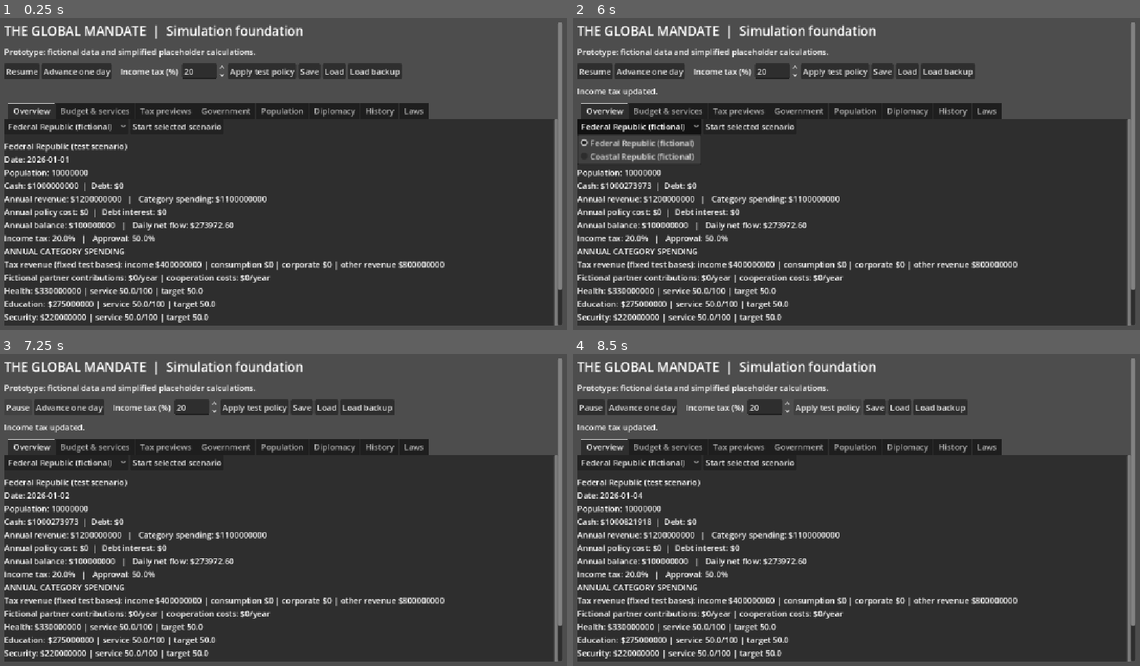
Above: before the commit, frames 1-4 (two rows, left to right).
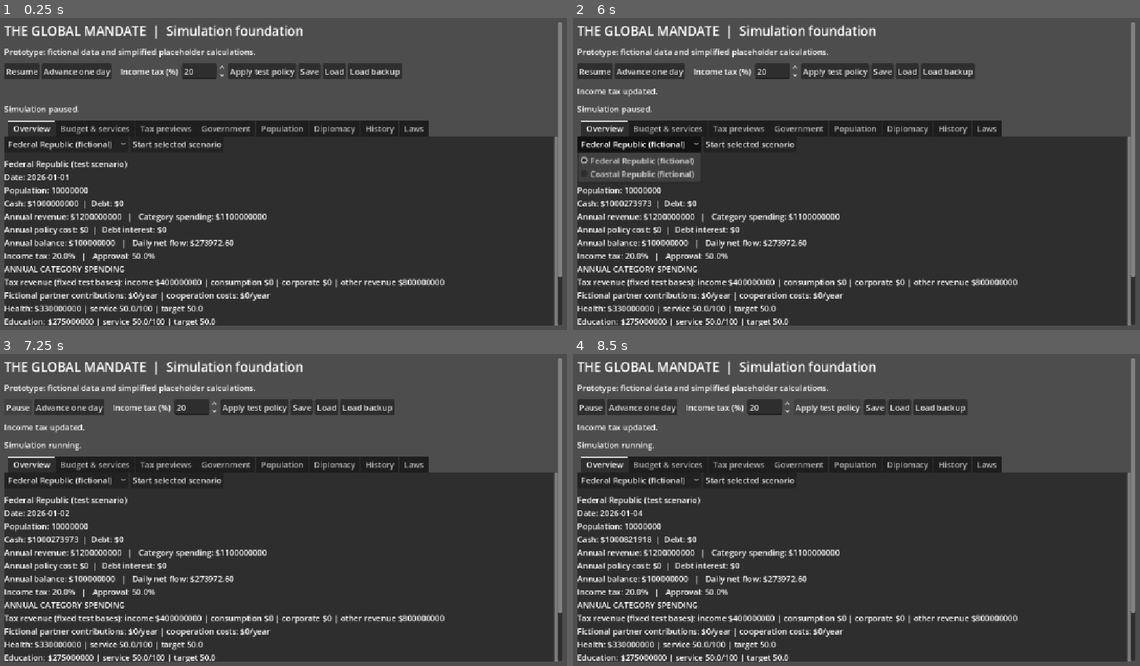
Above: after the commit, the same moments.

Repository: bhavishyadash/the-global-mandate
Game: Godot game, scene res://main.tscn
Two runs of this game, one before a commit and one after it. Both use one fixed random seed, a clock stepped at 60 frames per second and the inputs below.
Inputs:
- Up to frame 1 (0.25 s): no input
- Up to frame 2 (6 s): click "Resume" at 0.5 s; click "Pause" at 1.25 s; click "Start selected scenario" at 2 s; click "Start selected scenario" at 2.75 s; click "OK" at 3.5 s; click "Advance one day" at 4.25 s; click "Apply test policy" at 5 s; click "Federal Republic (fictional)" at 5.75 s
- Up to frame 3 (7.25 s): click "Resume" at 6.5 s
- Up to frame 4 (8.5 s): click "Advance one day" at 7.25 s; click "Apply test policy" at 8 s

The runs differ from the first frame. In frame 1, 17% of the frame differs, in the area x 0-100%, y 27-99%; in frame 2, 18%; in frame 3, 17%; in frame 4, 17%.

Commit message:
Bound simulation work and expose queued days

Diff:
--- a/tests/ui_test.gd
+++ b/tests/ui_test.gd
@@ -99,6 +99,7 @@
 	assert(screen.world.date == before)
 	screen._toggle_pause()
 	screen.speed = 30
+	screen.simulation_budget_usec = 10000000
 	screen._process(2.0)
 	assert(is_equal_approx(screen.elapsed, 30.0))
 	screen._toggle_pause()
@@ -108,6 +109,18 @@
 	screen.speed = 1
 	screen._process(0.0)
 	assert(is_equal_approx(screen.elapsed, 0.0))
+	screen.speed = 30
+	screen.simulation_budget_usec = 0
+	screen._process(1.0)
+	assert(is_equal_approx(screen.elapsed, 29.0))
+	assert("29 simulation days queued" in screen.speed_status.text)
+	screen._toggle_pause()
+	screen._process(1.0)
+	assert(is_equal_approx(screen.elapsed, 29.0) and "Paused" in screen.speed_status.text)
+	screen._toggle_pause()
+	screen.simulation_budget_usec = 10000000
+	screen._process(0.0)
+	assert(is_zero_approx(screen.elapsed))
 	var before_invalid: Dictionary = screen.world.country.duplicate(true)
 	assert(not screen._start_scenario("res://data/scenarios/missing.json"))
 	assert(screen.world.country == before_invalid)
--- a/ui/main.gd
+++ b/ui/main.gd
@@ -8,6 +8,7 @@
 	{"id": "coastal_test", "name": "Coastal Republic (fictional)", "path": "res://data/scenarios/coastal_test.json"},
 ]
 const MAX_DAYS_PER_FRAME := 30
+const DEFAULT_SIMULATION_BUDGET_USEC := 8000
 var world = World.new()
 var running := false
 var elapsed := 0.0
@@ -16,6 +17,8 @@
 var tax: SpinBox
 var pause_button: Button
 var status: Label
+var speed_status: Label
+var simulation_budget_usec := DEFAULT_SIMULATION_BUDGET_USEC
 var spending: SpinBox
 var speed := 1
 var explanation: Label
@@ -167,6 +170,8 @@
 	tax_controls.add_child(additional_tax_button)
 	status = Label.new()
 	layout.add_child(status)
+	speed_status = Label.new()
+	layout.add_child(speed_status)
 	explanation = Label.new()
 	explanation.autowrap_mode = TextServer.AUTOWRAP_WORD_SMART
 	explanation.text = "Balance = revenue minus categories, policy costs and debt interest. Deficits use cash then borrow; surpluses repay debt then add cash. Category funding gradually affects service conditions and approval in the fictional test model. Resetting the total restores initial shares."
@@ -416,7 +421,10 @@
 	if running:
 		elapsed += delta * speed
 		var processed := 0
+		var started := Time.get_ticks_usec()
 		while elapsed >= 1.0 and processed < MAX_DAYS_PER_FRAME:
+			if processed > 0 and Time.get_ticks_usec() - started >= simulation_budget_usec:
+				break
 			elapsed -= 1.0
 			world.advance_day()
 			processed += 1
@@ -426,6 +434,7 @@
 func _toggle_pause() -> void:
 	running = not running
 	pause_button.text = "Pause" if running else "Resume"
+	_update_speed_status()
 
 func _advance_day() -> void:
 	world.advance_day()
@@ -597,6 +606,7 @@
 
 func _refresh() -> void:
 	_invalidate_forecasts()
+	_update_speed_status()
 	var c: Dictionary = world.country
 	var d: Dictionary = world.date
 	summary.text = "%s\nDate: %04d-%02d-%02d\nPopulation: %d\nCash: $%.0f  |  Debt: $%.0f\nAnnual revenue: $%.0f   |   Cat …(423 unchanged characters)…
@@ -648,6 +658,12 @@
 	_update_spending_preview(spending.value)
 	_update_category_preview(category_amount.value)
 
+func _update_speed_status() -> void:
+	if elapsed >= 1.0:
+		speed_status.text = "%s — %d simulation days queued. The game processes the backlog over multiple frames." % ["Running" if running else "Paused", int(elapsed)]
+	else:
+		speed_status.text = "Simulation %s." % ("running" if running else "paused")
+
 func _refresh_history() -> void:
 	var category: String = "" if event_filter.selected == 0 else World.EVENT_CATEGORIES[event_filter.selected - 1]
 	var records: Array = world.filtered_events(category)
Not shown, changed: docs/GAME_DEVELOPMENT_REPORT.md
Not shown, changed: docs/SESSION_69.md
